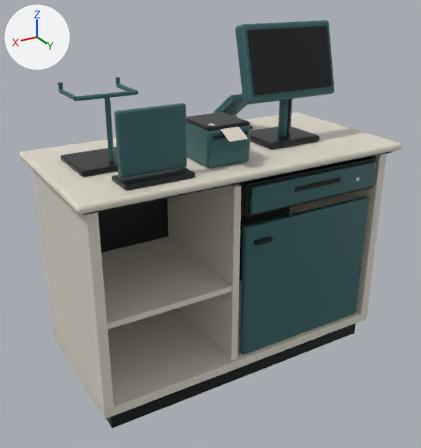
A saved change to the glTF model models/cashier-counter-pos/exports/optimized.glb.
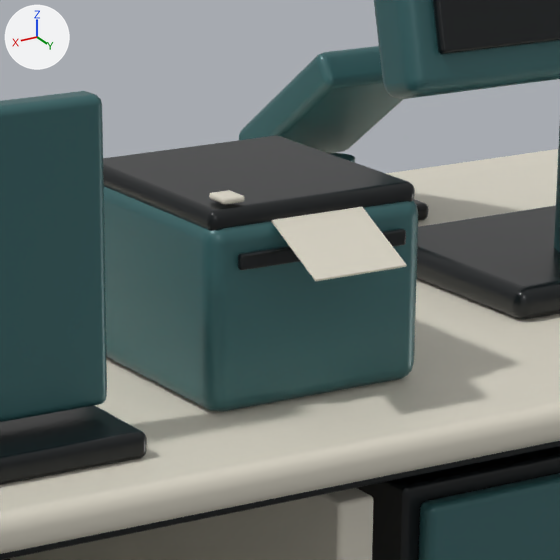
Old and new are each drawn whole from a camera (50 mm lens) standing at (1.199, 1.96, 1.596) and looking at (0.035, 0.021, 0.627) and again close up on the part from 39% to 66% of the width and 19% to 44% of the height. The axes (+X, +Y, +Z) are drawn at upper left. The lights are the same throughout. The older version's two pictures come first. Where no turn or scale is listed for an object, it has been applied to the vertices. Vertices at exactly the same position are counted once.

Script lines for the objects in view, before the commit:
```python
me_cube_043 = bpy.data.meshes.new('Cube.043')
me_cube_043.from_pydata(...)  # 1728 vertices, 3384 faces; spans x -1.135..0.215, y -0.295..0.346, z -0.961..0.441
me_cube_043.materials.append(mat_graphite_satin)  # black #111618
me_cube_067 = bpy.data.meshes.new('Cube.067')
me_cube_067.from_pydata(...)  # 1824 vertices, 3572 faces; spans x -0.445..0.955, y -0.105..0.595, z -0.979..0.117
me_cube_067.materials.append(mat_porcelain_laminate)  # light grey #e0dbcc
me_cylinder_012 = bpy.data.meshes.new('Cylinder.012')
me_cylinder_012.from_pydata(...)  # 1536 vertices, 3008 faces; spans x -1.09..0.171, y -0.353..0.281, z -1.098..0.213
me_cylinder_012.materials.append(mat_muted_petrol_enamel)  # dark cyan #386669
ob_geometry_graphite_satin = bpy.data.objects.new('Geometry_Graphite_satin', me_cube_043)
ob_geometry_graphite_satin.location = (0.46, -0.025, 0.961)
ob_geometry_muted_petrol_enamel = bpy.data.objects.new('Geometry_Muted_petrol_enamel', me_cylinder_012)
ob_geometry_muted_petrol_enamel.location = (0.46, 0.035, 1.208)
ob_geometry_porcelain_laminate = bpy.data.objects.new('Geometry_Porcelain_laminate', me_cube_067)
ob_geometry_porcelain_laminate.location = (-0.255, -0.2452, 1.0645)
```
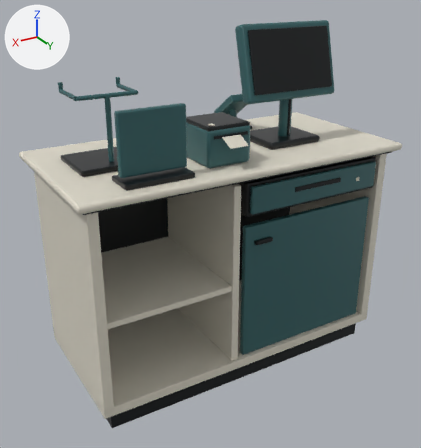
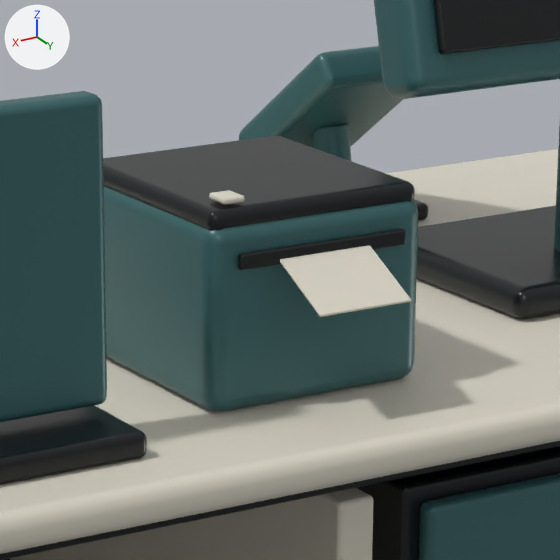
Changed parts and their boxes [x1, y1, x2, y2] in the close-ups (560 x 560 px; the box of a moved part takes in the faces that stretch with it):
```json
{"part": 1, "of": "me_cylinder_012", "change": "moved or reshaped", "before": [329, 153, 355, 163], "after": [310, 124, 351, 161], "on screen": "mostly hidden before"}
{"part": 2, "of": "me_cube_067", "change": "moved or reshaped", "before": [271, 207, 407, 281], "after": [280, 245, 411, 317]}
```

Scene script edits in JSON lines:
```json
{"block": "me_cylinder_012", "where": "me_cylinder_012.from_pydata(...)  # 1536 vertices, 3008 faces; spans x -1.09..0.171, y -0.353..0.281, z -1.098..0.213"}
{"block": "me_cylinder_012", "where": "# used by ob_geometry_muted_petrol_enamel; location = (0.46, 0.035, 1.208)"}
{"block": "me_cylinder_012", "change": "me_cylinder_012 part 1: the loose piece of 96 vertices spanning x -0.708..-0.672, y -0.273..-0.237, z -0.242..-0.203 is multiplied about its middle by the matrix ((-1.0, 0.0, 0.0), (0.0, -0.984, -0.31), (0.0, -0.18, 1.697)), then moved by (0.0, -0.006, 0.013)"}
{"block": "me_cube_067", "where": "me_cube_067.from_pydata(...)  # 1824 vertices, 3572 faces; spans x -0.445..0.955, y -0.105..0.595, z -0.979..0.117"}
{"block": "me_cube_067", "where": "# used by ob_geometry_porcelain_laminate; location = (-0.255, -0.2452, 1.0645)"}
{"block": "me_cube_067", "change": "me_cube_067 part 2: the loose piece of 96 vertices spanning x 0.301..0.379, y 0.482..0.542, z -0.006..0.025 is moved by (0.0, 0.007, -0.024)"}
```
